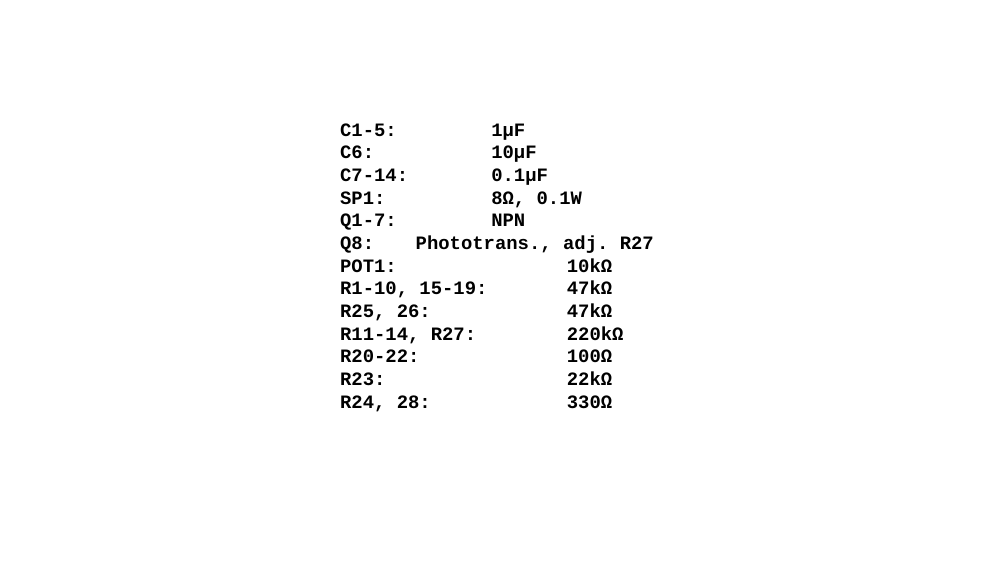
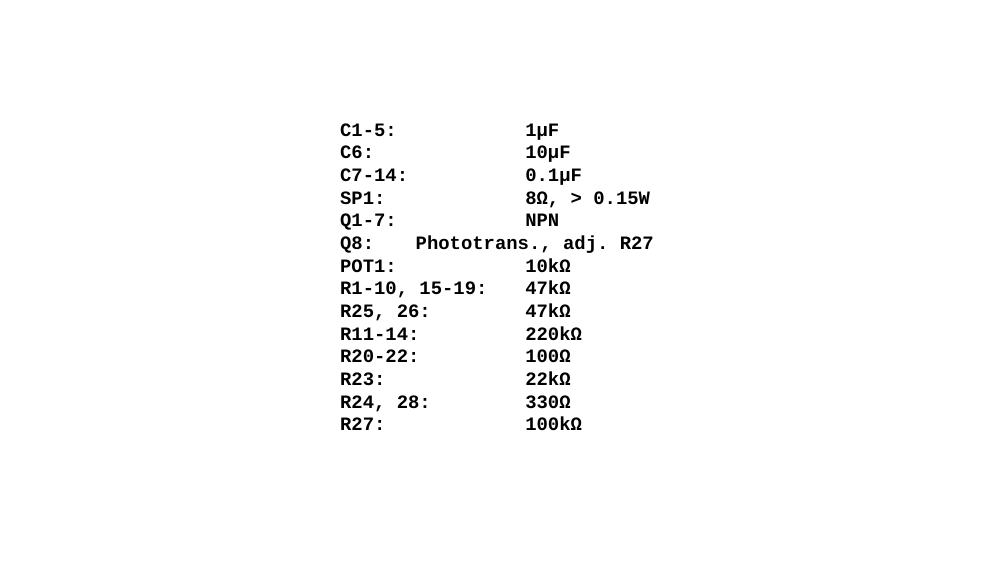
Before and after one commit to vilhelmen/accessory_board, a slide deck: slide 3 of images.pptx (slide 2 before the commit). Drawn at 1008x567 pixels with LibreOffice and Linux fonts; fonts in the diff are those of the drawing. Boxes give left, top, right and bottom in pixels: in the first picture for what was removed or moved away, otherwise in the second. Text is boxed around its words. In the diff, an @@ line names an element or a change of style, - is before the commit and + after.

```diff
--- a/images.pptx
+++ b/images.pptx
@@ text at [340,191,650,208]: text changed @@
-SP1: 8Ω, 0.1W
+SP1: 8Ω, > 0.15W
@@ text at [340,326,582,341]: text changed @@
-R11-14, R27: 220kΩ
+R11-14: 220kΩ
@@ text at [340,417,582,431]: paragraph added @@
+R27: 100kΩ
```
Also in this commit, not shown: 1 slide added, 10 other files.
